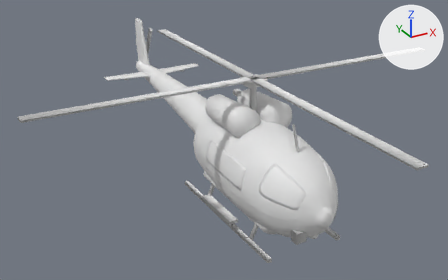
An edit to the FBX model game/Airside/Assets/Airside/Art/Models/Aircraft/mdl_bell_412_rescue_v01.fbx, drawn before and after from the same camera.
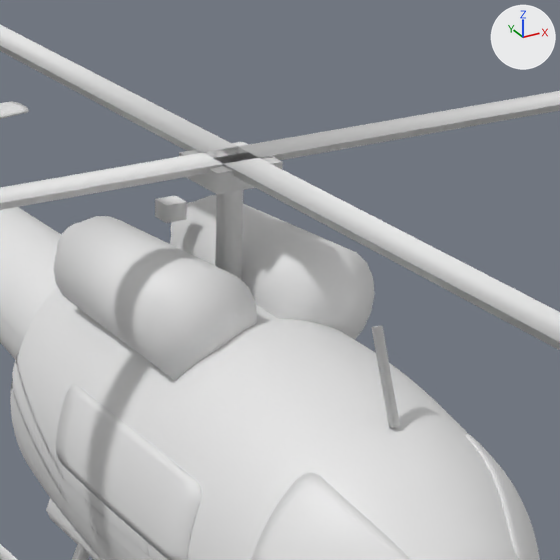
Each version is shown whole from a 50 mm camera at (-9.46, -15.07, 10.46) aimed at (-0.19, 1.78, 2.04), then close up on the part from 43% to 77% of the width and 13% to 67% of the height. Every picture has the same lights, and +X, +Y and +Z are marked at upper right. The last two pictures show the newer version. Where no turn or scale is listed for an object, it has been applied to the vertices. Vertices at exactly the same position are counted once.

Before the edit, the objects in view are built like this:
```python
me_engine_left = bpy.data.meshes.new('engine_left')
me_engine_left.from_pydata(...)  # 42 vertices, 80 faces; spans x -1.06..-0.1, y -0.47..1.67, z 2.92..3.92
me_engine_left.polygons.foreach_set('use_smooth', [True] * 80)
me_engine_right = bpy.data.meshes.new('engine_right')
me_engine_right.from_pydata(...)  # 42 vertices, 80 faces; spans x 0.1..1.06, y -0.47..1.67, z 2.92..3.92
me_engine_right.polygons.foreach_set('use_smooth', [True] * 80)
me_wire_strike_upper = bpy.data.meshes.new('wire_strike_upper')
me_wire_strike_upper.from_pydata(...)  # 8 vertices, 12 faces; spans x -0.03..0.03, y -2.204..-1.856, z 3.147..3.893
me_wire_strike_upper.polygons.foreach_set('use_smooth', [True] * 12)
ob_engine_left = bpy.data.objects.new('engine_left', me_engine_left)
ob_engine_left.location = (0.0, 0.0, 0.0)
ob_engine_right = bpy.data.objects.new('engine_right', me_engine_right)
ob_engine_right.location = (0.0, 0.0, 0.0)
ob_wire_strike_upper = bpy.data.objects.new('wire_strike_upper', me_wire_strike_upper)
ob_wire_strike_upper.location = (0.0, 0.0, 0.0)
# also in view: 'cabin_window_left' at (-1.25, -0.2, 2.23); 'main_rotor_blade_3' at (0.0, 3.76, 4.6); 'beacon_top' at (0.0, 1.25, 3.86); 'main_rotor_blade_2' at (3.47, 0.28, 4.6); 'belly' at (0.0, 0.05, 0.8)
```
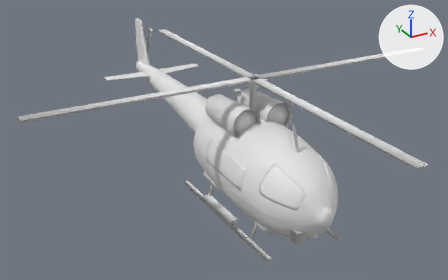
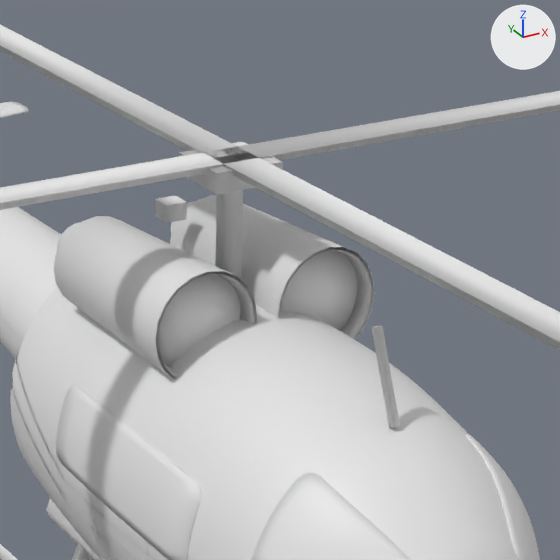
Location of each change, (x1, y1, x2, y2) in pixels of the close-ups (560 x 560 px):
```json
{"object": "engine_left", "change": "reshaped", "before": [54, 216, 257, 381], "after": [54, 216, 257, 380]}
{"object": "intake_liner_right", "change": "added", "after": [278, 249, 371, 338]}
{"object": "intake_liner_left", "change": "added", "after": [155, 273, 254, 378]}
{"part": 1, "of": "me_engine_right", "change": "deleted", "before": [278, 247, 375, 340]}
{"part": 2, "of": "me_engine_left", "change": "deleted", "before": [155, 271, 257, 381]}
```

Edits to the scene script, one JSON object a line:
```json
{"block": "me_engine_left", "where": "# used by ob_engine_left; location = (0.0, 0.0, 0.0)"}
{"op": "remove", "block": "me_engine_left", "code": "me_engine_left.from_pydata(...)  # 42 vertices, 80 faces; spans x -1.06..-0.1, y -0.47..1.67, z 2.92..3.92"}
{"op": "add", "block": "me_engine_left", "code": "me_engine_left.from_pydata(...)  # 42 vertices, 60 faces; spans x -1.06..-0.1, y -0.47..1.67, z 2.92..3.92"}
{"block": "me_engine_left", "change": "me_engine_left part 2"}
{"block": "me_engine_left", "change": "20 faces are deleted"}
{"block": "me_engine_right", "where": "# used by ob_engine_right; location = (0.0, 0.0, 0.0)"}
{"op": "remove", "block": "me_engine_right", "code": "me_engine_right.from_pydata(...)  # 42 vertices, 80 faces; spans x 0.1..1.06, y -0.47..1.67, z 2.92..3.92"}
{"op": "add", "block": "me_engine_right", "code": "me_engine_right.from_pydata(...)  # 42 vertices, 60 faces; spans x 0.1..1.06, y -0.47..1.67, z 2.92..3.92"}
{"block": "me_engine_right", "change": "me_engine_right part 1"}
{"block": "me_engine_right", "change": "20 faces are deleted"}
{"op": "add", "block": "me_intake_liner_left", "code": ["me_intake_liner_left = bpy.data.meshes.new('intake_liner_left')", "me_intake_liner_left.from_pydata(...)  # 129 vertices, 192 faces; spans x -1.031..-0.129, y -0.344..-0.19, z 2.95..3.89", "me_intake_liner_left.polygons.foreach_set('use_smooth', [True] * 192)"]}
{"op": "add", "block": "me_intake_liner_right", "code": ["me_intake_liner_right = bpy.data.meshes.new('intake_liner_right')", "me_intake_liner_right.from_pydata(...)  # 129 vertices, 192 faces; spans x 0.129..1.031, y -0.344..-0.19, z 2.95..3.89", "me_intake_liner_right.polygons.foreach_set('use_smooth', [True] * 192)"]}
{"op": "add", "block": "ob_intake_liner_left", "code": ["ob_intake_liner_left = bpy.data.objects.new('intake_liner_left', me_intake_liner_left)", "ob_intake_liner_left.location = (0.0, 0.0, 0.0)"]}
{"op": "add", "block": "ob_intake_liner_right", "code": ["ob_intake_liner_right = bpy.data.objects.new('intake_liner_right', me_intake_liner_right)", "ob_intake_liner_right.location = (0.0, 0.0, 0.0)"]}
```
